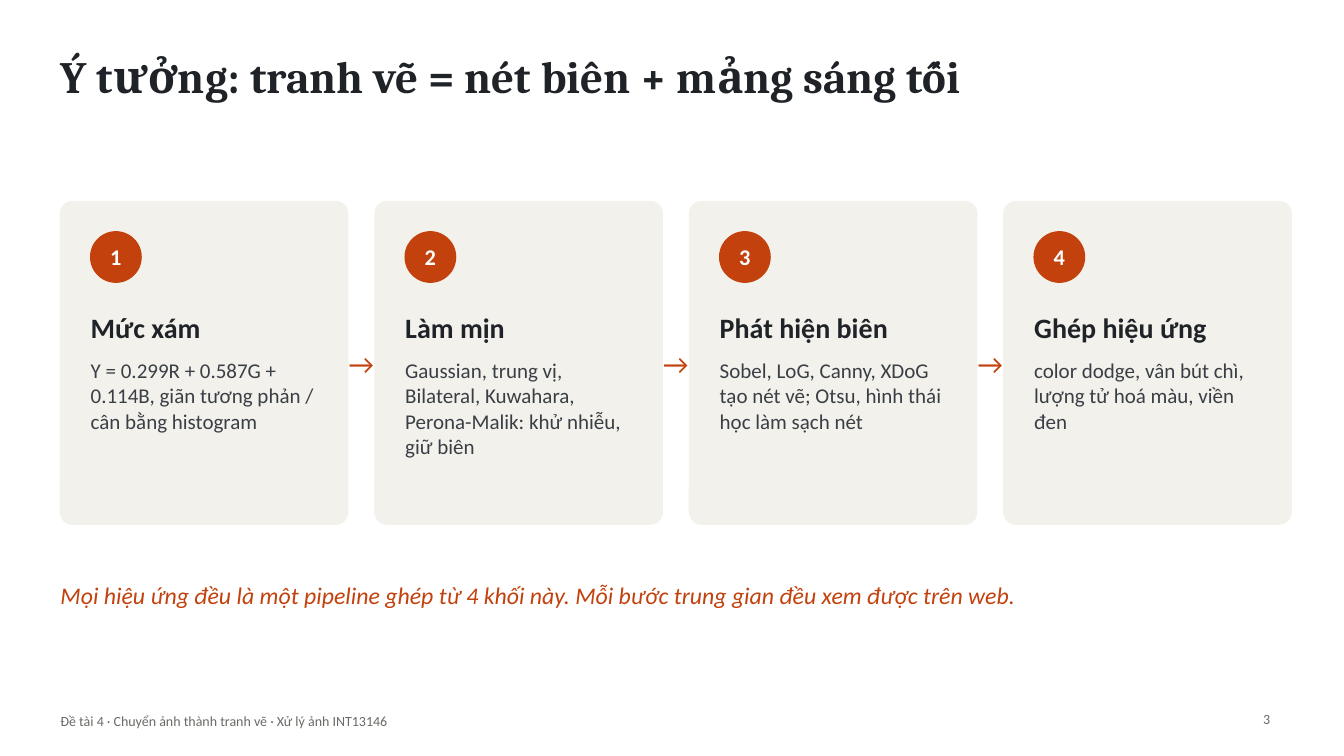
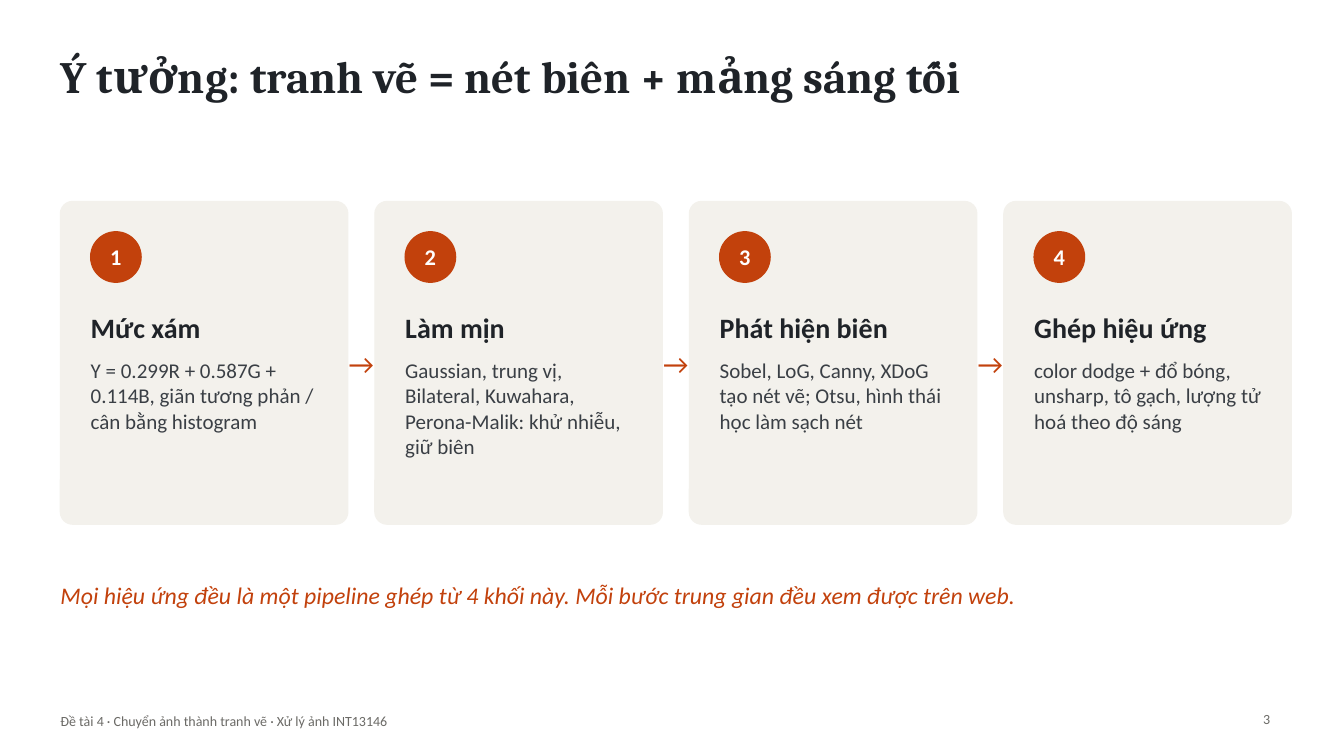
Before and after one commit to duckkthoi/sketch_app, a slide deck: slide 3 of docs/Slides_DeTai4.pptx. Drawn at 1344x756 pixels with LibreOffice and Linux fonts; fonts in the diff are those of the drawing. Boxes give left, top, right and bottom in pixels: in the first picture for what was removed or moved away, otherwise in the second. Text is boxed around its words. In the diff, an @@ line names an element or a change of style, - is before the commit and + after.

```diff
--- a/docs/Slides_DeTai4.pptx
+++ b/docs/Slides_DeTai4.pptx
@@ text at <box>1034,362,1261,433</box>: text changed @@
-color dodge, vân bút chì, lượng tử hoá màu, viền đen
+color dodge + đổ bóng, unsharp, tô gạch, lượng tử hoá theo độ sáng
```
Also in this commit, not shown: 3 other slides changed, 29 other files.
